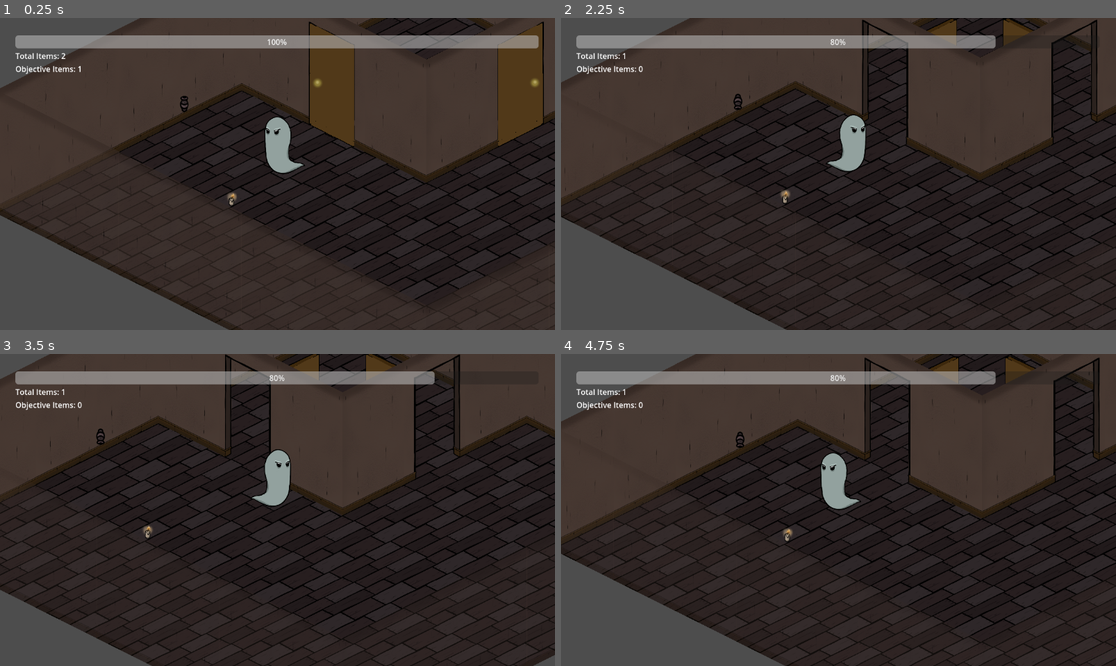
Above: before the commit, frames 1-4 (two rows, left to right).
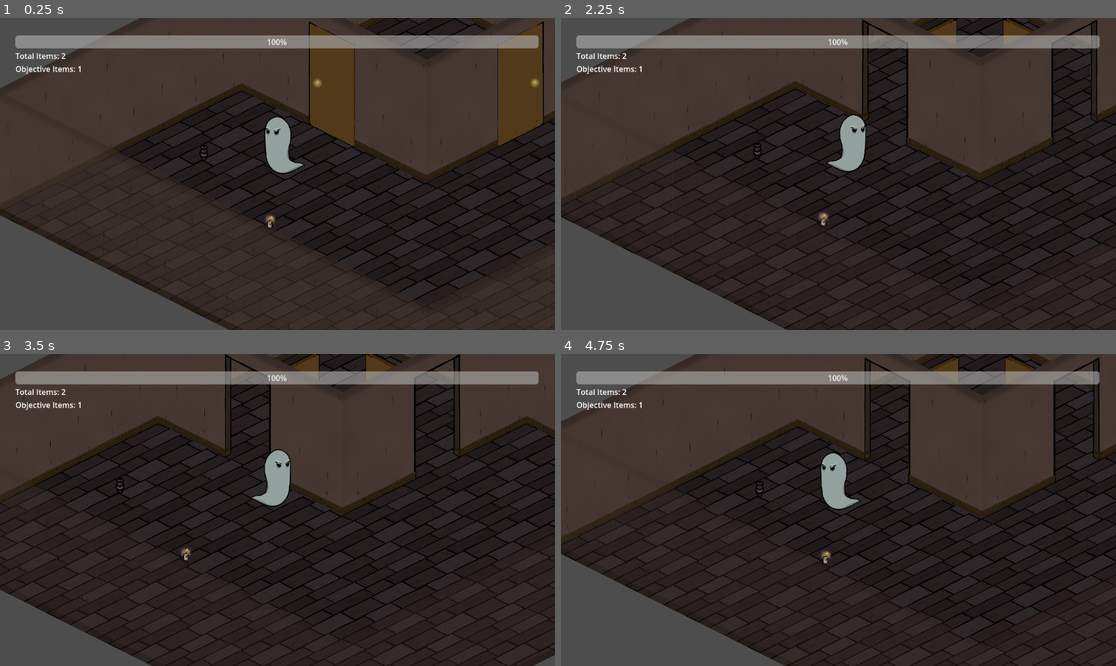
Above: after the commit, the same moments.

Repository: kevinpfeifle/haunting-grounds
Game: Godot game, scene res://scenes/game.tscn
Two runs of this game, one before a commit and one after it. Both use one fixed random seed, a clock stepped at 60 frames per second and the inputs below.
Inputs (mouse positions are in pixels of both pictures, inside the frame that each line leads up to):
- Up to frame 1 (0.25 s): no input
- Up to frame 2 (2.25 s): drag from (894, 136) to (1077, 136) at 0.52 s; tap Enter at 1.25 s; drag from (1077, 136) to (938, 133) at 1.27 s; tap Space (center_camera) at 2 s; move the mouse to (744, 102) at 2.02 s; hold D (player_right) from 2.03 s (still down); hold Down (camera_move_down) from 2.03 s (still down); click (744, 102) at 2.17 s
- Up to frame 3 (3.5 s): release D (player_right) at 2.75 s; release Down (camera_move_down) at 2.75 s; drag from (172, 531) to (416, 466) at 2.77 s
- Up to frame 4 (4.75 s): move the mouse to (1005, 556) at 3.52 s; hold A (player_left) 3.53-4.25 s; hold Right (camera_move_right) 3.53-4.25 s; drag from (672, 463) to (766, 534) at 4.27 s

The runs differ from the first frame. In frame 1, 0.2% of the frame differs, in the area x 32-50%, y 24-68%; in frame 2, 1.1%, in the area x 11-98%, y 5-67%; in frame 3, 1.0%; in frame 4, 1.1%.

Commit message:
updated mourningwood layout after some merges

Diff:
--- a/scenes/levels/mourningwood_manor.tscn
+++ b/scenes/levels/mourningwood_manor.tscn
@@ -356,13 +356,13 @@
 script = ExtResource("3_ujja3")
 
 [node name="SpawnPoint1" type="Marker2D" parent="Spawner"]
-position = Vector2(-751, 351)
+position = Vector2(-670, 554)
 script = ExtResource("4_c1ql2")
 spawn_chance = 100.0
 possible_items = Array[ExtResource("5_a8rl4")]([SubResource("Resource_gonlc"), SubResource("Resource_fby4a")])
 
 [node name="SpawnPoint2" type="Marker2D" parent="Spawner"]
-position = Vector2(-556, 746)
+position = Vector2(-397, 840)
 script = ExtResource("4_c1ql2")
 spawn_chance = 70.0
 possible_items = Array[ExtResource("5_a8rl4")]([SubResource("Resource_c7gs1")])
Not shown: 1 places in scenes/game.tscn that only renumber resources
Not shown: 2 places in scenes/levels/mourningwood_manor.tscn that only renumber resources
